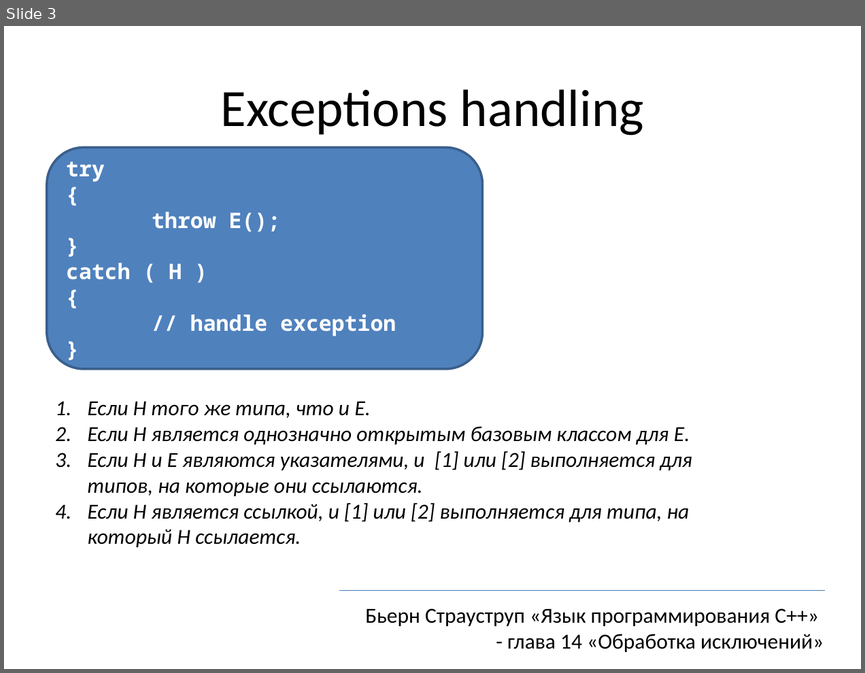
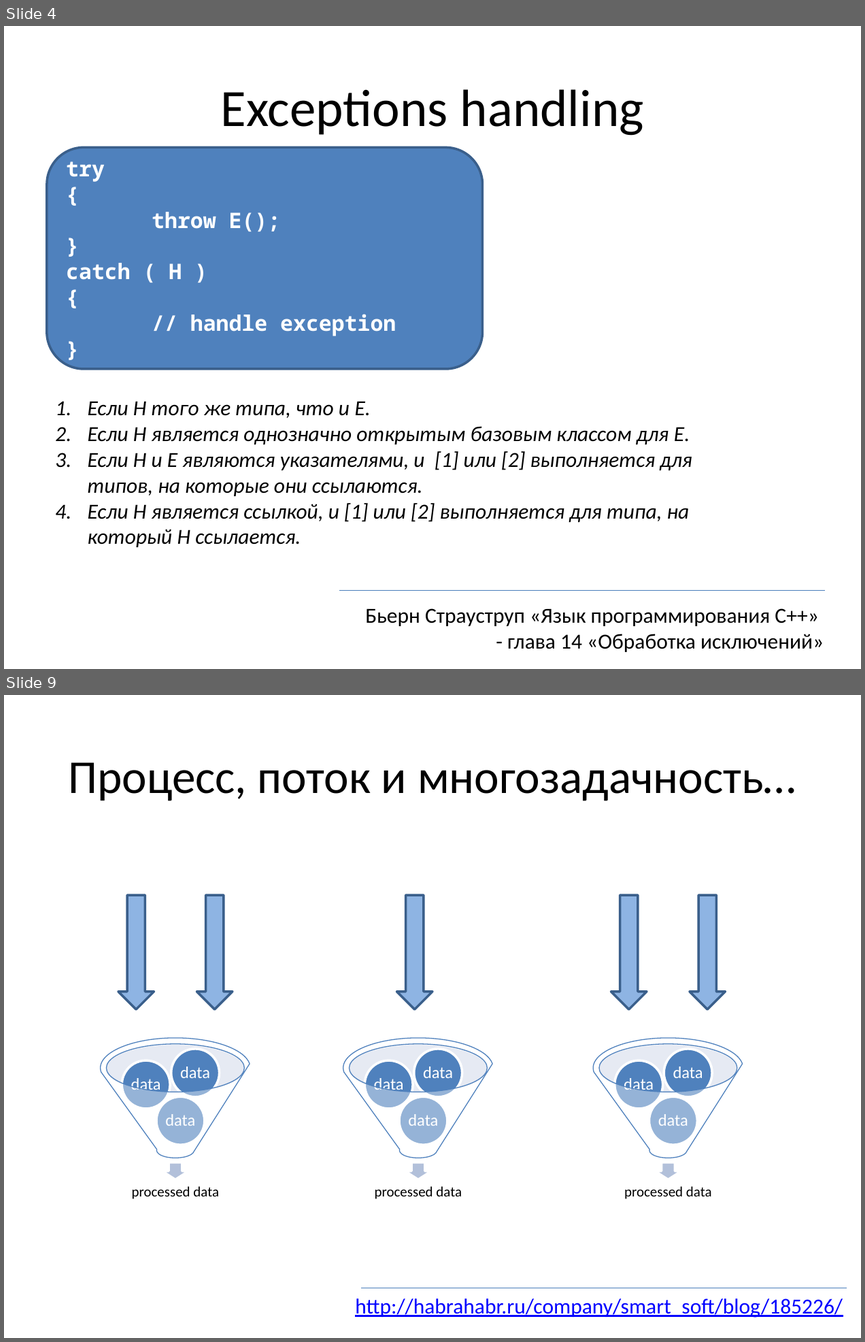
Before and after one commit to tscherkas/cpp_craft_1013, a slide deck: lections/cpp_craft_lec_3_pre.pptx. Shown one above the other, each under a label of ours: slide 3 before the commit, slides 4 and 9 after it; the slides between them are not shown. The pictures are 865x673 and 865x1342 pixels, drawn with LibreOffice and Linux fonts; fonts in the diff are those of the drawing. Boxes give left, top, right and bottom in pixels: in the first picture for what was removed or moved away, otherwise in the second. Text is boxed around its words. In the diff, an @@ line names an element or a change of style, - is before the commit and + after.

```diff
--- a/lections/cpp_craft_lec_3_pre.pptx
+++ b/lections/cpp_craft_lec_3_pre.pptx
@@ slide 9 added at (4, 695, 861, 1338), background #FFFFFF @@
@@ title added at (68, 762, 796, 801), 39.6 pt, text #000000 @@
+Процесс, поток и многозадачность…
@@ down arrow added at (118, 895, 154, 1008), fill #8EB4E3, outline #3A5F8C 2 pt @@
@@ down arrow added at (197, 895, 232, 1008), fill #8EB4E3, outline #3A5F8C 2 pt @@
@@ down arrow added at (396, 895, 432, 1008), fill #8EB4E3, outline #3A5F8C 2 pt @@
@@ down arrow added at (611, 895, 647, 1008), fill #8EB4E3, outline #3A5F8C 2 pt @@
@@ down arrow added at (689, 895, 725, 1008), fill #8EB4E3, outline #3A5F8C 2 pt @@
@@ group added at (100, 1038, 250, 1199): 4 ellipses, 4 texts, 1 down arrow, 1 funnel @@
+processed data
+data
+data
+data
@@ group added at (343, 1038, 493, 1199): 4 ellipses, 4 texts, 1 down arrow, 1 funnel @@
+processed data
+data
+data
+data
@@ group added at (593, 1038, 742, 1199): 4 ellipses, 4 texts, 1 down arrow, 1 funnel @@
+processed data
+data
+data
+data
@@ text added at (355, 1298, 842, 1317), 18 pt, text #0000FF, underline @@
+http://habrahabr.ru/company/smart_soft/blog/185226/
@@ line added from (361, 1288) to (847, 1288), #4B7EBC 0.75 pt @@
@@ what was slide 3 is now slide 4 @@
```
Also in this commit, not shown: 2 slides changed, 13 other slides added, 1 slide removed, 15 other files.
